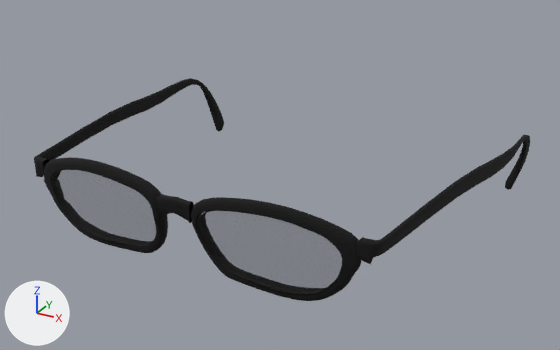
Renders of the glTF model assets/characters/man/glasses/frankyaye_glasses_library_male.glb from each side of a commit.
Before and after are seen from a 50 mm camera at (0.1249, -0.3249, 1.8069) aimed at (0.0009, -0.0994, 1.6942). Arrows for +X, +Y and +Z are at lower left; the lights stay in place. The first picture is the older version. Vertices at exactly the same position are counted once.

Objects in the first picture: 'Human.frankyaye_glasses_library_male'.
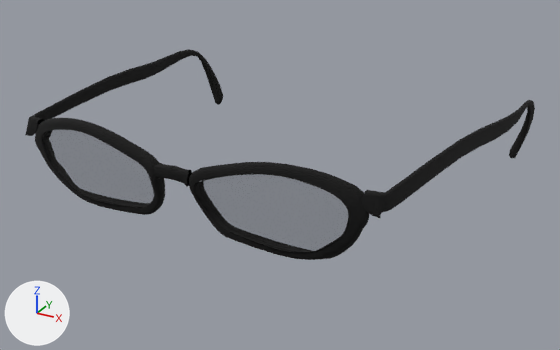
The change, as a list of edits to the scene's bpy script:
```text
Change me_mesh:
    used by ob_human_frankyaye_glasses_library_male; location = (0.0, 0.0, 0.0)
    remove me_mesh.from_pydata(...)  # 3028 vertices, 5648 faces; spans x -0.076..0.076, y -0.163..-0.029, z 1.677..1.714
    add me_mesh.from_pydata(...)  # 3026 vertices, 5648 faces; spans x -0.075..0.075, y -0.163..-0.029, z 1.69..1.727
    me_mesh part 1: the loose piece of 112 vertices spanning x 0.0..0.006, y -0.163..-0.158, z 1.704..1.711 is scaled about its middle by (1, 0.938, 0.685), then moved by (0.0, 0.0, 0.011)
    me_mesh part 2: the loose piece of 437 vertices spanning x -0.076..-0.056, y -0.157..-0.029, z 1.677..1.71 is multiplied about its middle by the matrix ((0.998, 0.013, 0.024), (-0.013, 0.998, 0.006), (-0.024, -0.006, 0.998)), then moved by (-0.001, 0.0, 0.014)
    me_mesh part 3: the loose piece of 437 vertices spanning x 0.056..0.076, y -0.157..-0.029, z 1.677..1.71 is multiplied about its middle by the matrix ((0.998, -0.013, -0.025), (0.013, 0.998, 0.006), (0.024, -0.006, 0.998)), then moved by (0.001, 0.0, 0.014)
    me_mesh part 4: the loose piece of 112 vertices spanning x -0.006..0.0, y -0.163..-0.158, z 1.704..1.711 is scaled about its middle by (1, 0.938, 0.684), then moved by (0.0, 0.0, 0.011)
    me_mesh part 5: a new loose piece of 159 vertices spanning x 0.008..0.053, y -0.162..-0.153, z 1.7..1.724, in mat_human_frankyaye_glasses_library_male (picture img_glasses2)
    me_mesh part 6: 10 vertices moved within x -0.055..0.055, y -0.16..-0.157, z 1.708..1.711; 1883 vertices removed from x -0.057..0.057, y -0.162..-0.153, z 1.685..1.714; 1668 vertices added at x -0.058..0.058, y -0.162..-0.153, z 1.698..1.727
    other edits to the shape of me_mesh do not show in these pictures
```

Pixel boxes (x1, y1, x2, y2) of what changed, in the pictures (560 x 350 px; the box of a moved part takes in the faces that stretch with it):
'Human.frankyaye_glasses_library_male', reshaped: before (34, 78, 530, 301); after (25, 49, 535, 260)
part 1 of me_mesh, moved or reshaped: before (172, 197, 194, 223); after (169, 166, 192, 187)
part 2 of me_mesh, moved or reshaped: before (34, 78, 224, 177); after (25, 49, 223, 136)
part 3 of me_mesh, moved or reshaped: before (356, 135, 530, 265); after (362, 100, 535, 218)
part 4 of me_mesh, moved or reshaped: before (156, 194, 176, 215); after (154, 163, 174, 180)
part 5 of me_mesh, added: after (196, 174, 334, 252)
part 6 of me_mesh, moved or reshaped: before (44, 157, 361, 301); after (35, 118, 369, 260)
